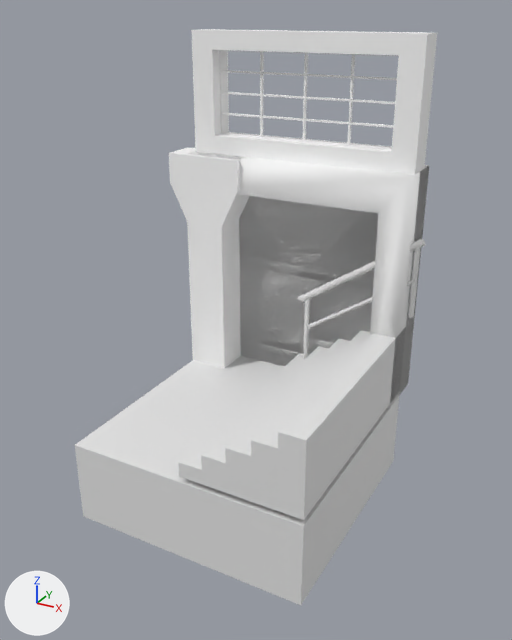
What one commit did to the Blender file Assets/Art/Meshes/pieces.blend.
Both versions are drawn from a 50 mm lens placed at (7.1, -10.95, 6.33), pointed at (2.11, -1.89, 1.79). The axes (+X, +Y, +Z) are drawn at lower left. The lights are the same throughout. The picture after the commit comes second.

Names of what the first picture shows: 'Pillar', 'Upper_Window', 'ground', 'ramp_stairs', 'stairs', 'wall_basic', 'wall_basic_half_height', 'wall_entrance', 'wall_triangle_right', 'wall_window'.
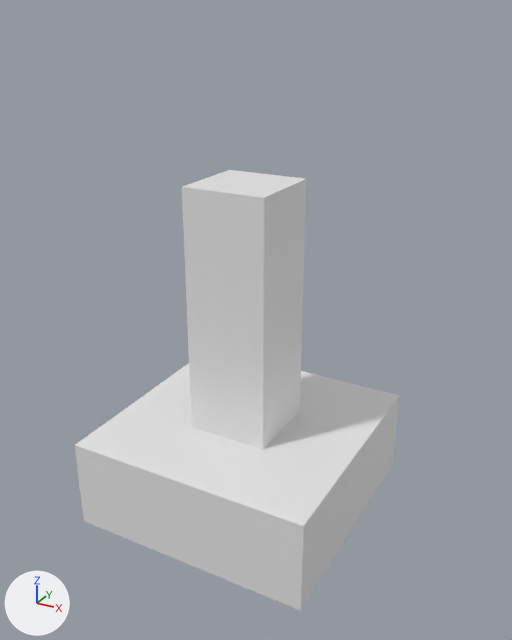
Diff of the bpy script that builds the scene:
```diff
--- a/Assets/Art/Meshes/pieces.blend.py
+++ b/Assets/Art/Meshes/pieces.blend.py
@@ me_plane_002 @@
 # used by ob_stairs; location = (0.0, 0.0, 0.0)
-me_plane_002.from_pydata(...)  # 24 vertices, 22 faces; spans x 2.0..4.0, y -4.0..0.0, z 0.1..1.35
+me_plane_002.from_pydata(...)  # 24 vertices, 22 faces; spans x 2.0..4.0, y -4.0..0.0, z 0.0..1.25
+# me_plane_002 part 1: the whole mesh is moved by (0.0, 0.0, -0.1)
@@ me_plane_010 @@
+me_plane_010.from_pydata(...)  # a box spanning x 1.33..2.67, y -2.67..-1.33, z 0.0..4.0
@@ ob_upper_window @@
 ob_upper_window.location = (0.0, 0.0, 0.0)
+ob_upper_window.hide_set(True)
@@ ob_wall_window @@
 ob_wall_window.rotation_euler = (1.571, 0.0, 0.0)  # degrees (90, 0, 0)
+ob_wall_window.hide_set(True)
@@ ob_pillar @@
 ob_pillar.rotation_euler = (1.571, 0.0, 0.0)  # degrees (90, 0, 0)
+ob_pillar.hide_set(True)
@@ ob_wall_entrance @@
 ob_wall_entrance.rotation_euler = (1.571, 0.0, 0.0)  # degrees (90, 0, 0)
+ob_wall_entrance.hide_set(True)
@@ ob_wall_basic @@
 ob_wall_basic.rotation_euler = (1.571, 0.0, 0.0)  # degrees (90, 0, 0)
+ob_wall_basic.hide_set(True)
@@ ob_wall_basic_half_height @@
 ob_wall_basic_half_height.rotation_euler = (1.571, 0.0, 0.0)  # degrees (90, 0, 0)
+ob_wall_basic_half_height.hide_set(True)
@@ ob_stairs @@
 ob_stairs.location = (0.0, 0.0, 0.0)
+ob_stairs.hide_set(True)
@@ ob_ramp_stairs @@
 ob_ramp_stairs.location = (0.0, 0.0, 0.0)
+ob_ramp_stairs.hide_set(True)
@@ ob_wall_triangle_right @@
 ob_wall_triangle_right.rotation_euler = (1.571, 0.0, 0.0)  # degrees (90, 0, 0)
+ob_wall_triangle_right.hide_set(True)
@@ ob_big_pillar @@
+ob_big_pillar = bpy.data.objects.new('big_pillar', me_plane_010)
+ob_big_pillar.location = (0.0, 0.0, 0.0)
```

Where the change shows, as pixel boxes (x1, y1, x2, y2) in the pictures (512 x 640 px):
'big_pillar', added: after (182, 170, 306, 449)
'stairs', hidden: before (178, 328, 406, 520)
'Upper_Window', hidden: before (191, 29, 437, 175)
'wall_entrance', hidden: before (190, 152, 429, 409)
'Pillar', hidden: before (169, 147, 250, 368)
'wall_basic', hidden: before (239, 196, 379, 365)
'wall_basic_half_height', hidden: before (239, 197, 378, 284)
'wall_window', hidden: before (239, 165, 429, 394)
'ramp_stairs', hidden: before (298, 239, 425, 359)
'wall_triangle_right', hidden: before (400, 166, 429, 387)
